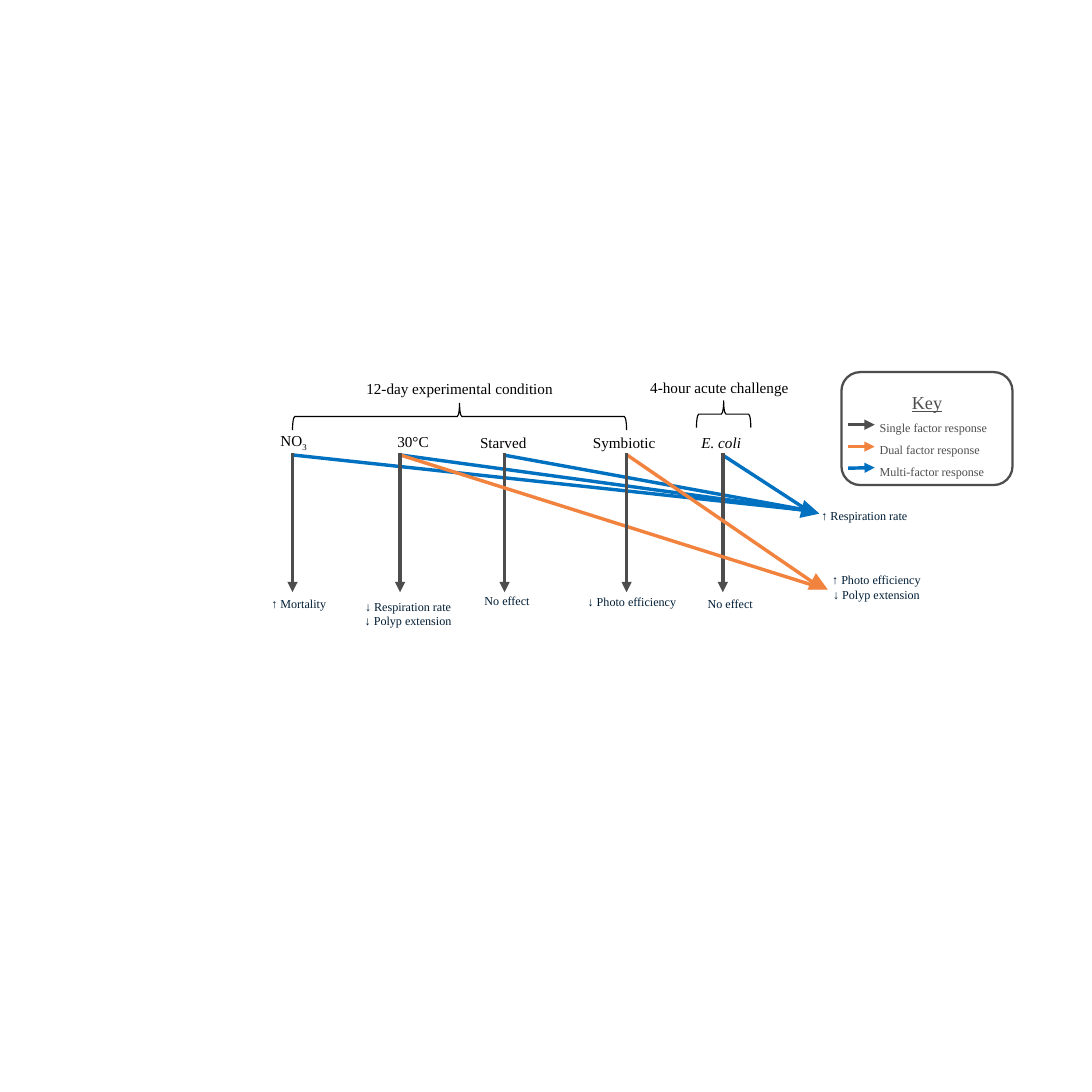
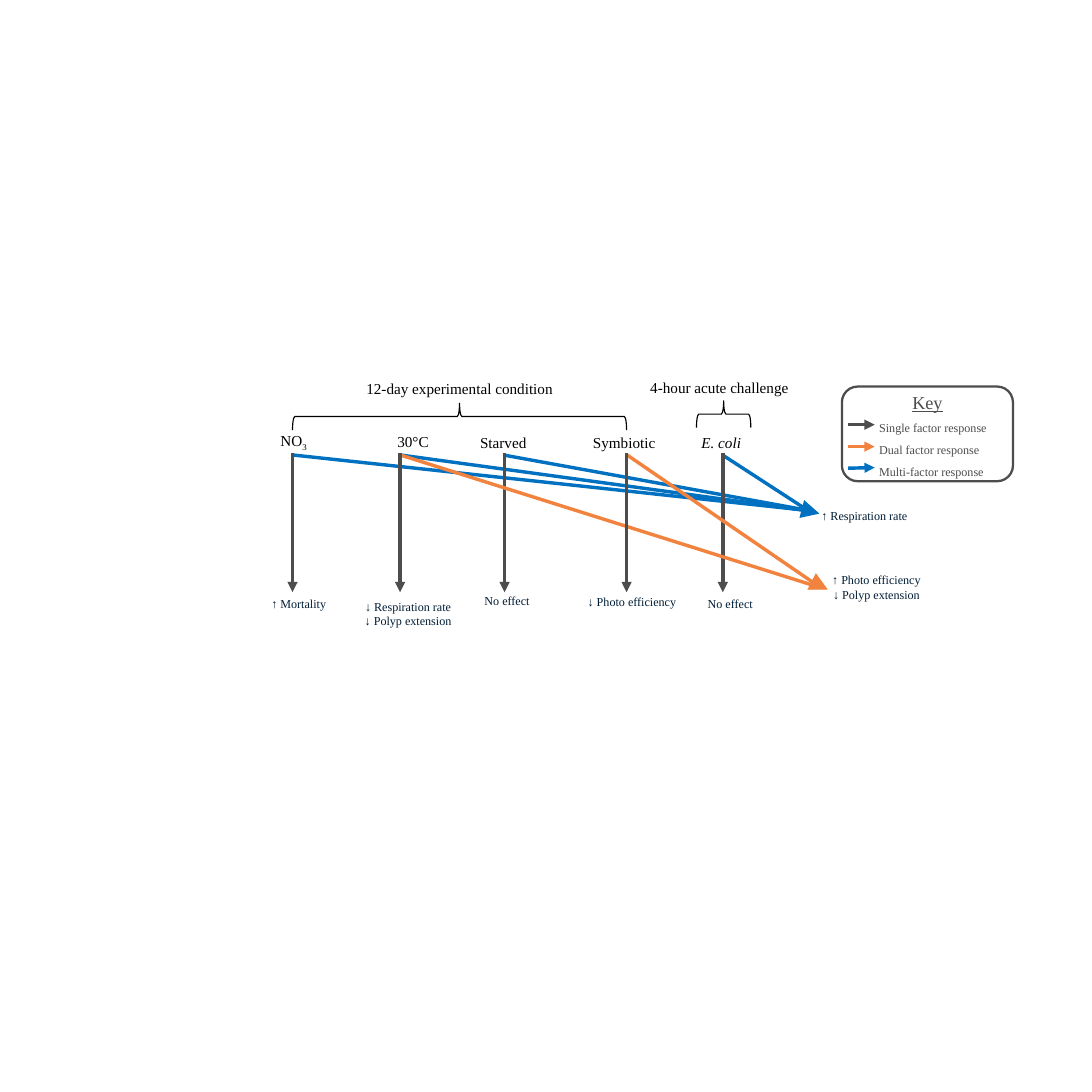
Before and after one commit to Caroline-Ianniello/Astrangia_nutrient_stressors_Rotjan_lab, a slide deck: slide 6 of Figures/ECOTOX_FIGURES.pptx (slide 5 before the commit). Drawn at 1092x1092 pixels with LibreOffice and Linux fonts; fonts in the diff are those of the drawing. Boxes give left, top, right and bottom in pixels: in the first picture for what was removed or moved away, otherwise in the second. Text is boxed around its words. In the diff, an @@ line names an element or a change of style, - is before the commit and + after.

```diff
--- a/Figures/ECOTOX_FIGURES.pptx
+++ b/Figures/ECOTOX_FIGURES.pptx
@@ rounded rectangle "Key": place and size @@
-rounded rectangle "Key" at (841, 372, 1012, 485)
+rounded rectangle "Key" at (842, 387, 1013, 481)
```
Also in this commit, not shown: 1 other slide changed, 4 slides added, 19 other files.
